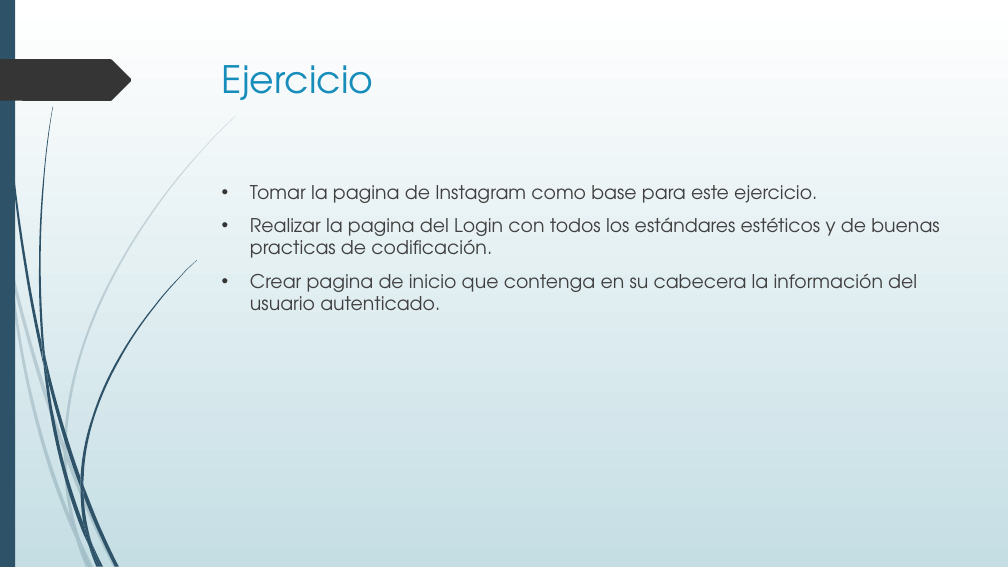
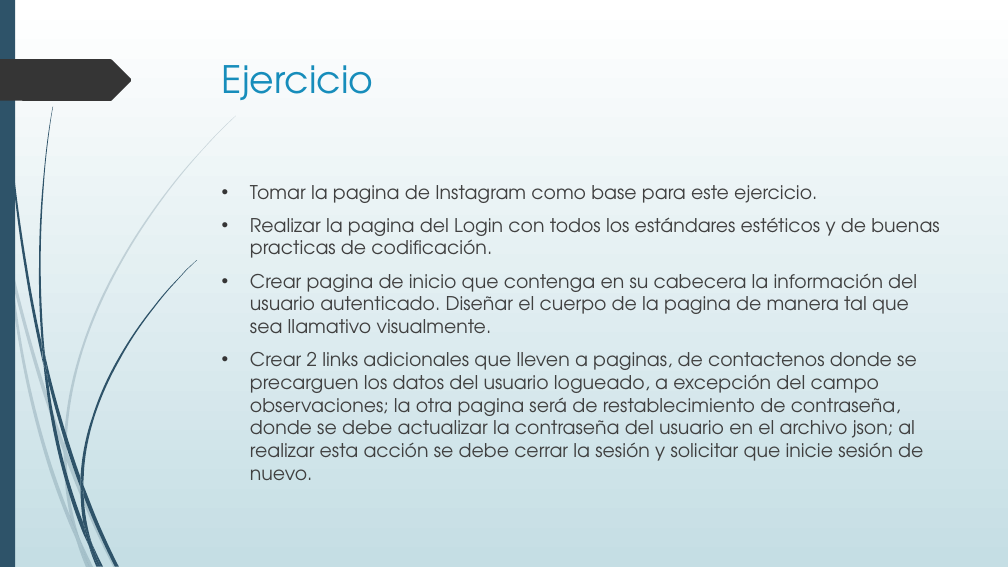
Before and after one commit to celueduca/clase11Context, a slide deck: slide 9 of CONTEXT.pptx. Drawn at 1008x567 pixels with LibreOffice and Linux fonts; fonts in the diff are those of the drawing. Boxes give left, top, right and bottom in pixels: in the first picture for what was removed or moved away, otherwise in the second. Text is boxed around its words. In the diff, an @@ line names an element or a change of style, - is before the commit and + after.

```diff
--- a/CONTEXT.pptx
+++ b/CONTEXT.pptx
@@ text at (250, 274, 923, 480): text changed @@
-• Crear pagina de inicio que contenga en su cabecera la información del usuario autenticado.
+• Crear pagina de inicio que contenga en su cabecera la información del usuario autenticado. Diseñar el cuerpo de la pagina de manera tal que sea llamativo visualmente.
+• Crear 2 links adicionales que lleven a paginas, de contactenos donde se precarguen los datos del usuario logueado, a excepción del campo observaciones; la otra pagina será de restablecimiento de contraseña, donde se debe actualizar la contraseña del usuario en el archivo json; al realizar esta acción se debe cerrar la sesión y solicitar que inicie sesión de nuevo.
```
Also in this commit, not shown: 1 other file.
